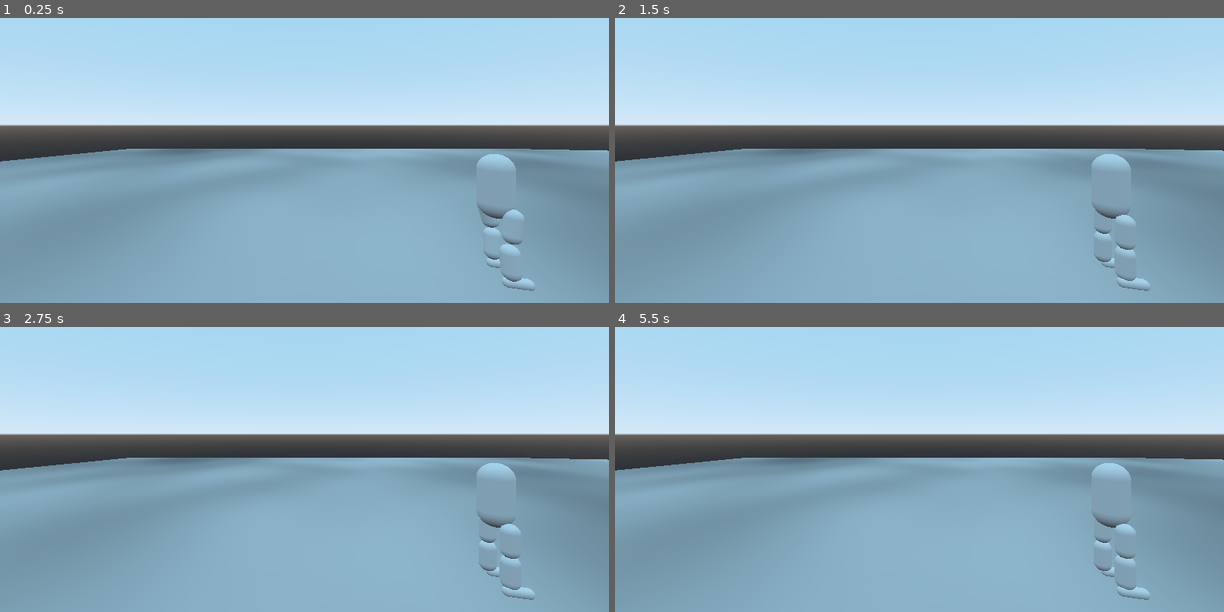
Above: before the commit, frames 1-4 (two rows, left to right).
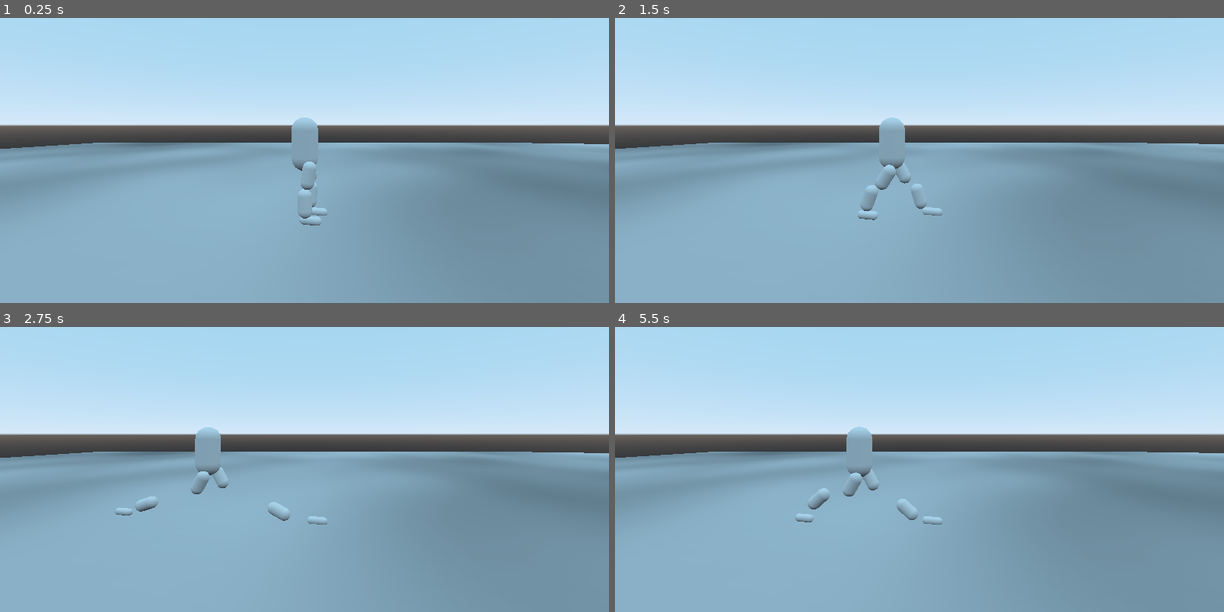
Above: after the commit, the same moments.

Repository: Terkwood/tinker-godot-joint
Game: Godot game, scene res://Main.tscn
The game is run twice, just before and just after one commit, with the same random seed, the same clock (stepped at 60 frames per second) and the same inputs.
Inputs:
- Up to frame 1 (0.25 s): no input
- Up to frame 2 (1.5 s): hold Right (ui_right) 0.53-1.28 s; tap Enter at 1.25 s; hold Down (ui_down) from 1.28 s (still down)
- Up to frame 3 (2.75 s): release Down (ui_down) at 2.03 s; hold Right (ui_right) from 2.03 s (still down)
- Up to frame 4 (5.5 s): tap Space at 2.75, 5 s; release Right (ui_right) at 2.78 s; hold Up (ui_up) 2.78-3.53 s; hold Left (ui_left) 3.53-5.03 s; tap Enter at 4.25 s; hold Down (ui_down) from 5.03 s (still down)

The runs differ from the first frame. In frame 1, 17% of the frame differs, in the area x 0-100%, y 34-100%; in frame 2, 17%; in frame 3, 17%; in frame 4, 17%.
Error before the commit: Attempt to call function 'move_and_slide' in base 'null instance' on a null instance. (res://Player.gd:34)

Commit message:
signs

Diff:
--- a/Main.tscn
+++ b/Main.tscn
@@ -32,19 +32,19 @@
 [node name="Player" parent="." instance=ExtResource( 2 )]
 
 [node name="Camera" type="Camera" parent="."]
-transform = Transform( -0.249654, 0, 0.968335, 0, 1, 0, -0.968335, 0, -0.249654, 18.4286, 9.9295, 7.60829 )
+transform = Transform( -0.249654, 0, 0.968335, 0, 1, 0, -0.968335, 0, -0.249654, 18.4286, 7.53888, -4.73148 )
 current = true
 
 [node name="WorldEnvironment" type="WorldEnvironment" parent="."]
-environment = SubResource( 11 )
+environment = SubResource( 2 )
 
 [node name="Floor" type="StaticBody" parent="."]
 transform = Transform( 1, 0, 0, 0, 1, 0, 0, 0, 1, 0, -0.447485, 0 )
-physics_material_override = SubResource( 12 )
+physics_material_override = SubResource( 3 )
 
 [node name="CollisionShape" type="CollisionShape" parent="Floor"]
-shape = SubResource( 13 )
+shape = SubResource( 4 )
 
 [node name="MeshInstance" type="MeshInstance" parent="Floor"]
-mesh = SubResource( 17 )
+mesh = SubResource( 8 )
 material/0 = null
--- a/Player.gd
+++ b/Player.gd
@@ -24,16 +24,15 @@
 		pass #movement = Vector2(0, movement.y)
 
 
-const _COEFF = -50.0
+const _COEFF = 11.0
 
 func _physics_process(_delta):
-	var upper_body = $Player/KinUpperBody
+	var upper_body = $KinUpperBody
 	var move_z = _convert(_walking.motion_z)
 
 	var v = Vector3(0, 0, move_z * _COEFF)
 	upper_body.move_and_slide(v)
-
-#	_foot_node().move_and_slide(2.0 * v)
+	_foot_node().move_and_slide(2.0 * v)
 #	_step_progress = (_step_progress + 1) % _MAX_STEP
 #	if _step_progress == 0:
 #		_change_foot()
@@ -42,13 +41,13 @@
 
 func _foot_node():
 	if _walking.moving_foot == _walking.Foot.Left:
-		return $Player/LeftFoot
+		return $LeftFoot
 	else:
-		return $Player/RightFoot
+		return $RightFoot
 
 func _convert(walk_motion) -> int:
 	if walk_motion == _walking.Motion.Decr:
+		return 1
+	if walk_motion == _walking.Motion.Incr:
 		return -1
-	if walk_motion == _walking.Motion.Incr:
-		return 1
 	return 0
Not shown: 1 places in Main.tscn that only renumber resources
